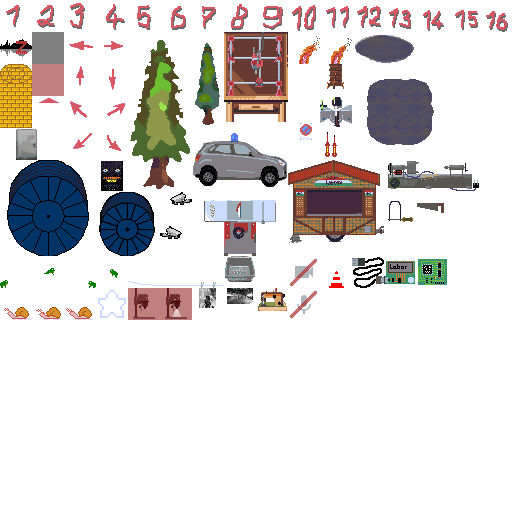
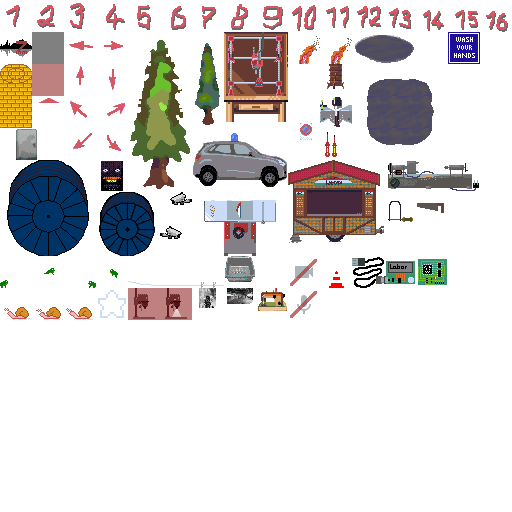
Layered file, before and after one edit (512x512). Changes by layer:
pixels changed over (x1=448, y1=32, x2=480, y2=64) (layer not identified)
